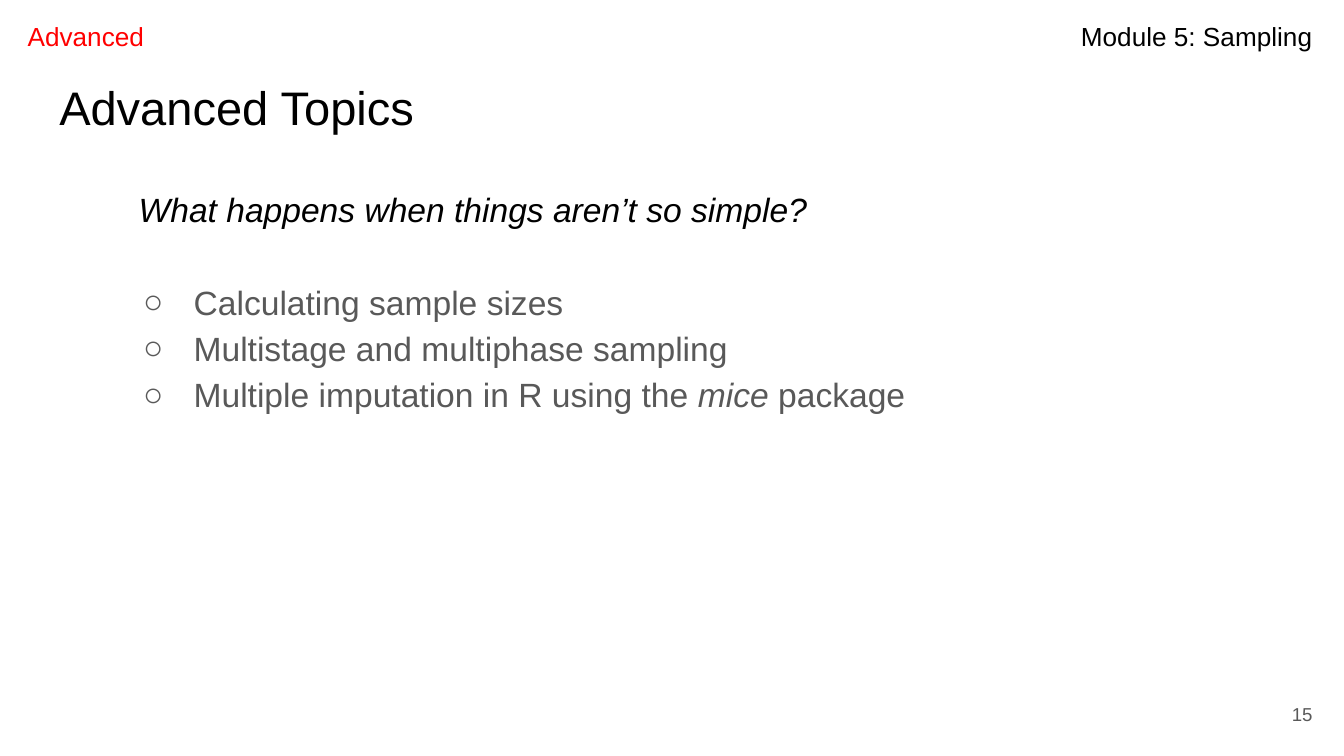
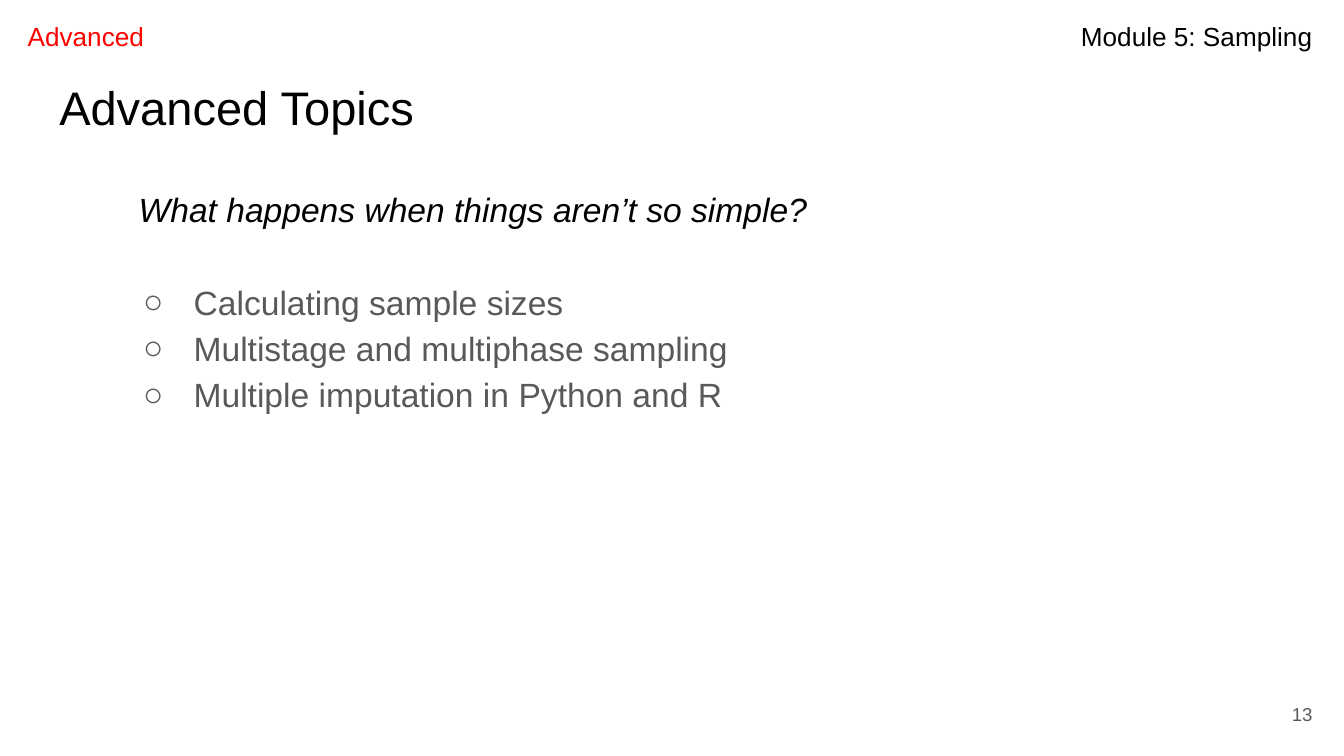
Before and after one commit to UofT-DSI/sampling, a slide deck: slide 13 of lectures/00-Introduction-slides.pptx (slide 15 before the commit). Drawn at 1344x756 pixels with LibreOffice and Linux fonts; fonts in the diff are those of the drawing. Boxes give left, top, right and bottom in pixels: in the first picture for what was removed or moved away, otherwise in the second. Text is boxed around its words. In the diff, an @@ line names an element or a change of style, - is before the commit and + after.

```diff
--- a/lectures/00-Introduction-slides.pptx
+++ b/lectures/00-Introduction-slides.pptx
@@ text at box(194, 382, 722, 413): text changed @@
-  ○ Multiple imputation in R using the mice package
+  ○ Multiple imputation in Python and R
@@ page number at box(1292, 708, 1313, 721): text changed @@
-15
+13
```
Also in this commit, not shown: 2 slides removed, 21 other files.
